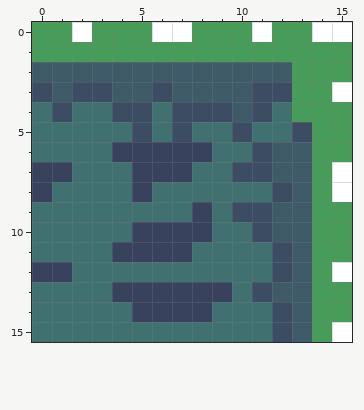
A pixel-art sprite gets an edit: assets/images/green_cave/side_right.png. Above: the version before the commit.
The file is 16x16 pixels.
After the commit:
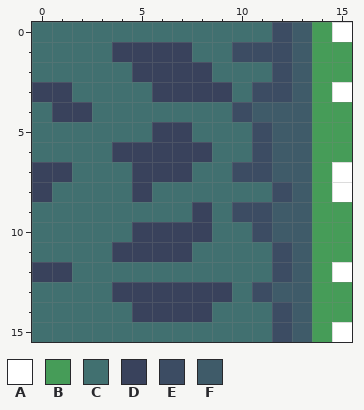
Palette (. is transparent): A #ffffff  B #469c58  C #417070  D #39425c  E #3c4c63  F #3f5b69
Edits made:
@@ x 0..15 @@
- 0 BBABBBAABBBABBAA
- 1 BBBBBBBBBBBBBBBB
- 2 FFFFFFFFFFFFFBBB
- 3 EFEEFFEFFFFEEBBA
- 4 CECCEECEEEFECBBB
- 5 CCCCCECECCECCEBB
+ 0 CCCCCCCCCCCCEFBA
+ 1 CCCCDDDDCCEEEFBB
+ 2 CCCCCDDDDCCCEFBB
+ 3 DDCCCCDDDDCEEFBA
+ 4 CDDCCCCCCCEFFFBB
+ 5 CCCCCCDDCCCEFFBB
  6 CCCCDDDDDCCEFFBB
Where, in picture pixels (left, top, right, bottom), the same in both pictures:
changed: (32, 22, 332, 142)
